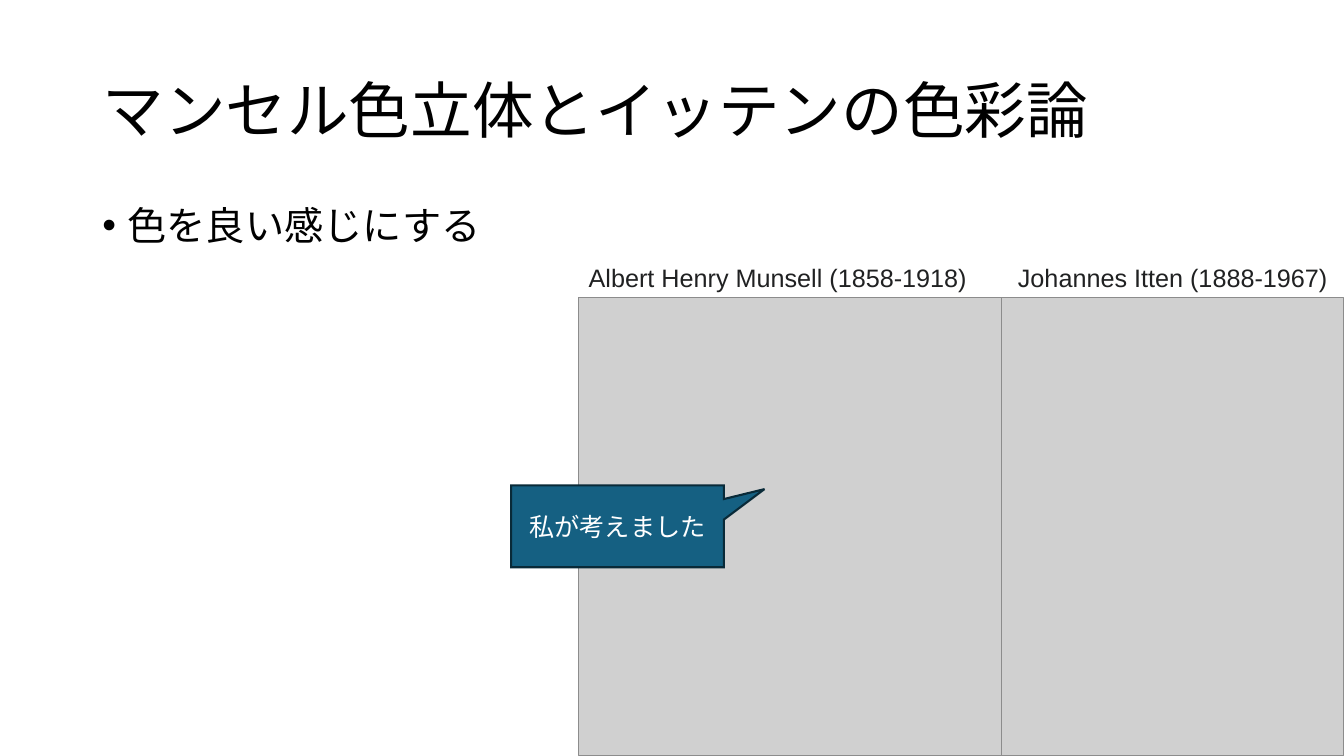
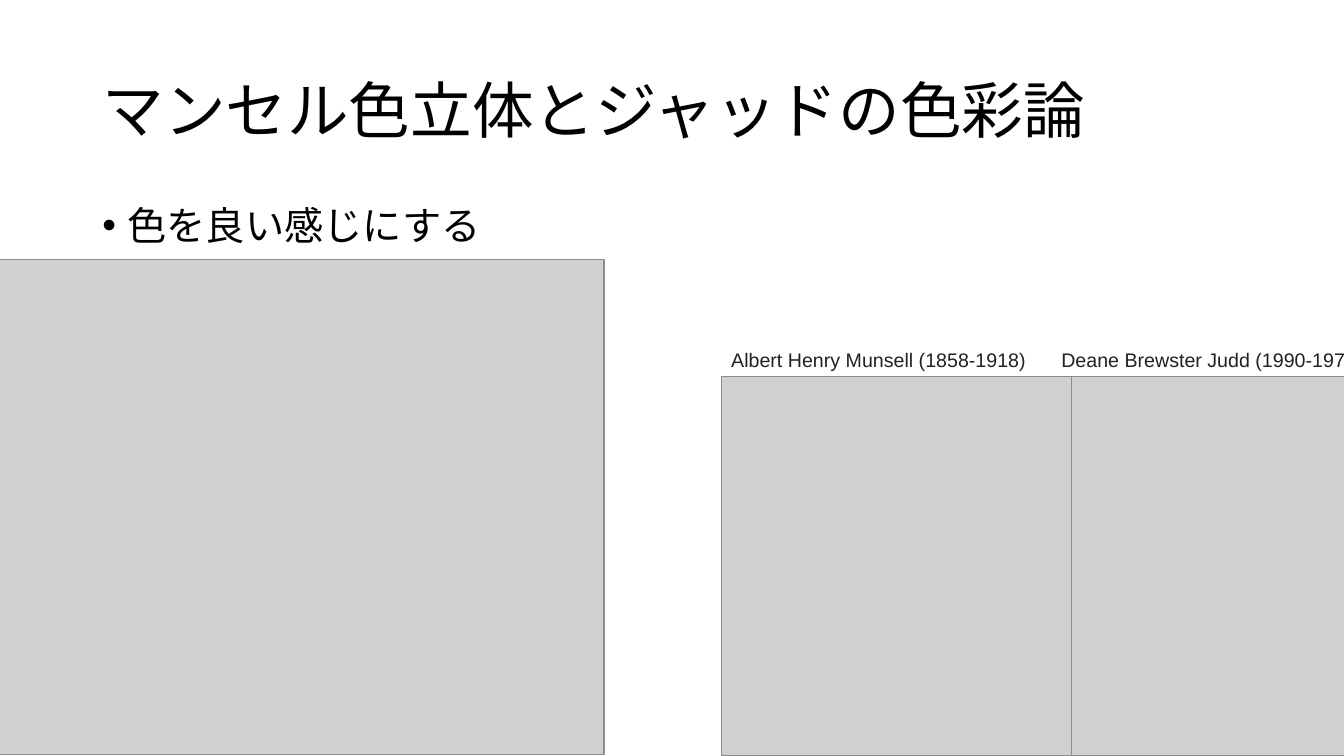
Before and after one commit to amo-yotakenoko/color-suggester, a slide deck: slide 2 of slide.pptx. Drawn at 1344x756 pixels with LibreOffice and Linux fonts; fonts in the diff are those of the drawing; grey boxes stand for pictures; background and template pictures are left out. Boxes give left, top, right and bottom in pixels: in the first picture for what was removed or moved away, otherwise in the second. Text is boxed around its words. In the diff, an @@ line names an element or a change of style, - is before the commit and + after.

```diff
--- a/slide.pptx
+++ b/slide.pptx
@@ title at [102,81,1084,139]: text changed @@
-マンセル色立体とイッテンの色彩論
+マンセル色立体とジャッドの色彩論
@@ picture added at [0,259,604,754] @@
@@ text removed at [1018,268,1327,292] @@
-Johannes Itten (1888-1967)
@@ text "Albert Henry Munsell (1858-1918)": place and size @@
-text "Albert Henry Munsell (1858-1918)" at [589,268,966,292]
+text "Albert Henry Munsell (1858-1918)" at [731,352,1026,371]
@@ text "Albert Henry Munsell (1858-1918)" at [731,352,1026,371]: size 18 to 14 pt @@
@@ text added at [1061,352,1344,371], 14 pt, text #202122 @@
+Deane Brewster Judd (1990-1972)
@@ picture: place and size @@
-picture at [579,297,1002,756]
+picture at [722,377,1072,756]
@@ picture: place and size @@
-picture at [1002,297,1344,756]
+picture at [1071,377,1344,756]
@@ speech box removed at [511,486,724,568] @@
-私が考えました
```
Also in this commit, not shown: 1 other slide changed, 1 slide added, 1 slide removed, 6 other files.
